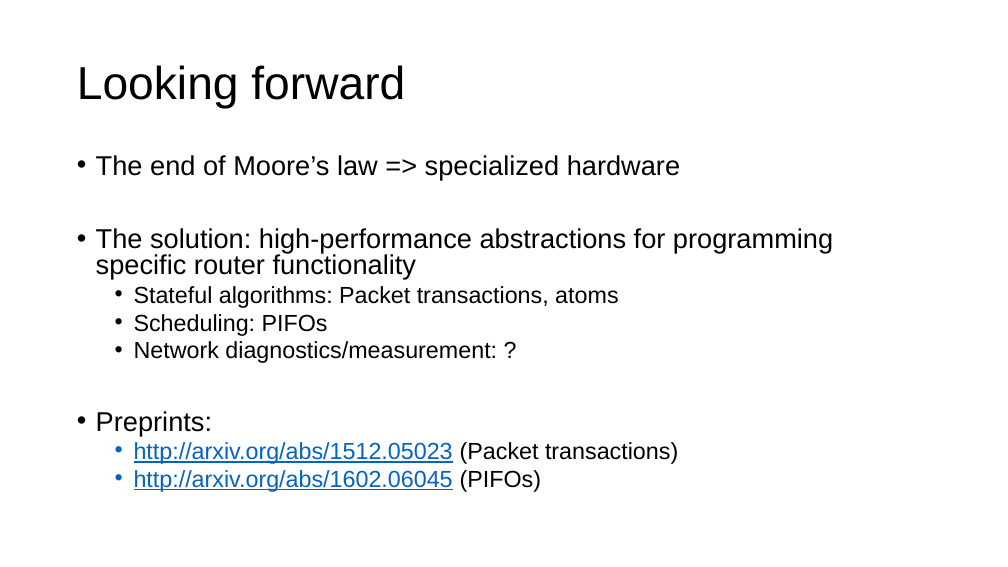
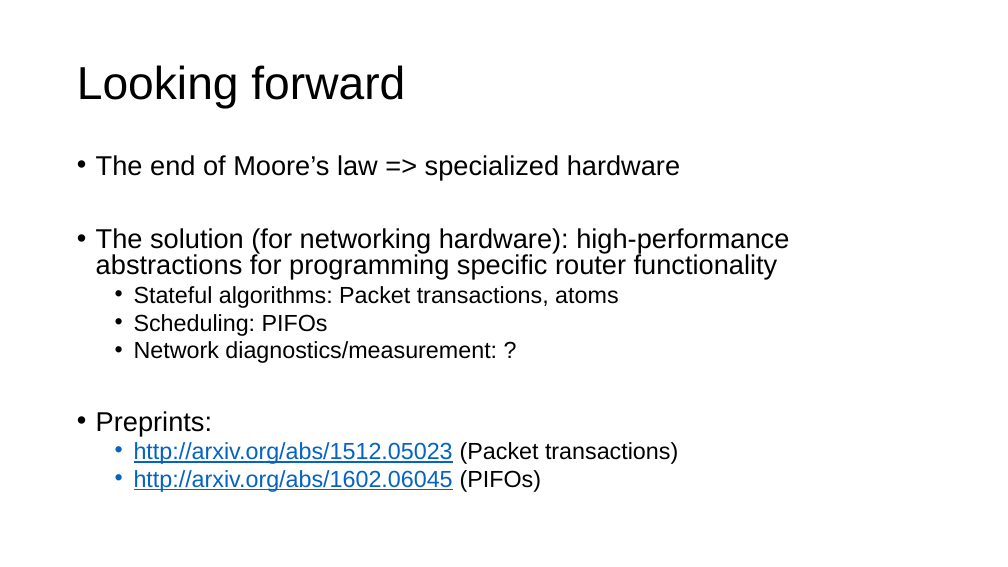
Before and after one commit to anirudhSK/pifo-domino-marple-ppts, a slide deck: slide 48 of domino_pifo.pptx. Drawn at 1008x567 pixels with LibreOffice and Linux fonts; fonts in the diff are those of the drawing. Boxes give left, top, right and bottom in pixels: in the first picture for what was removed or moved away, otherwise in the second. Text is boxed around its words. In the diff, an @@ line names an element or a change of style, - is before the commit and + after.

Commit message:
Clarify conclusion a bit, down to 45:16

```diff
--- a/domino_pifo.pptx
+++ b/domino_pifo.pptx
@@ text at [96, 228, 789, 279]: text changed @@
-• The solution: high-performance abstractions for programming specific router functionality
+• The solution (for networking hardware): high-performance abstractions for programming specific router functionality
```
